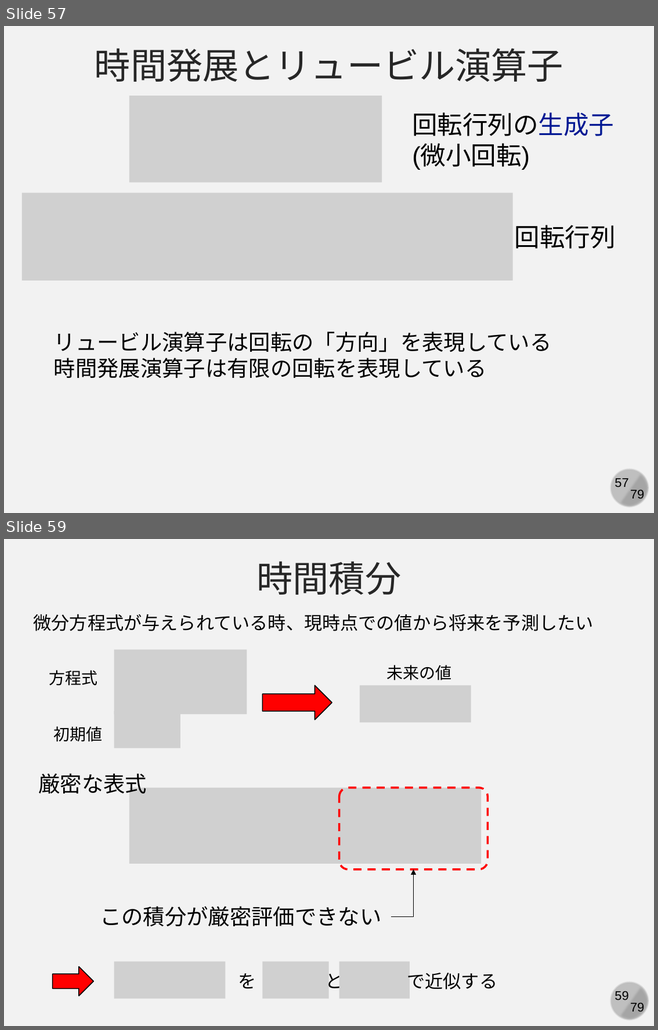
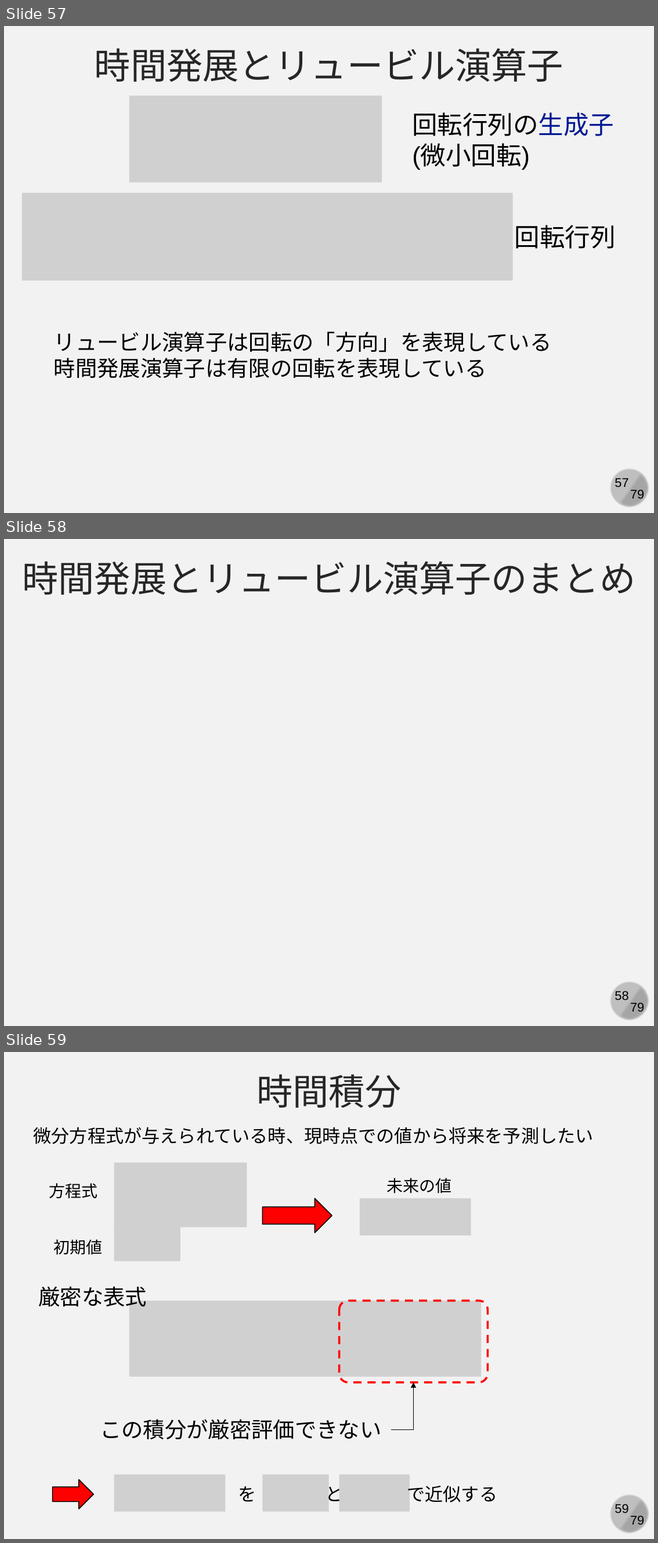
Before and after one commit to kaityo256/simulation_engineering, a slide deck: 05_md_basic/simulation05.pptx. Shown one above the other, each under a label of ours: slides 57 and 59 before the commit, slides 57, 58 and 59 after it; the slides between them are not shown. The pictures are 658x1030 and 658x1543 pixels, drawn with LibreOffice and Linux fonts; fonts in the diff are those of the drawing; grey boxes stand for pictures. Boxes give left, top, right and bottom in pixels: in the first picture for what was removed or moved away, otherwise in the second. Text is boxed around its words. In the diff, an @@ line names an element or a change of style, - is before the commit and + after.

```diff
--- a/05_md_basic/simulation05.pptx
+++ b/05_md_basic/simulation05.pptx
@@ slide 58 added at (x1=4, y1=539, x2=654, y2=1026), background #F2F2F2; not listed: 4 template elements that a slide beside it also shows @@
@@ text added at (x1=23, y1=561, x2=636, y2=595), 40 pt, text #262626 @@
+時間発展とリュービル演算子のまとめ
```
Also in this commit, not shown: 2 slides changed, 1 other slide added, 2 slides removed.
